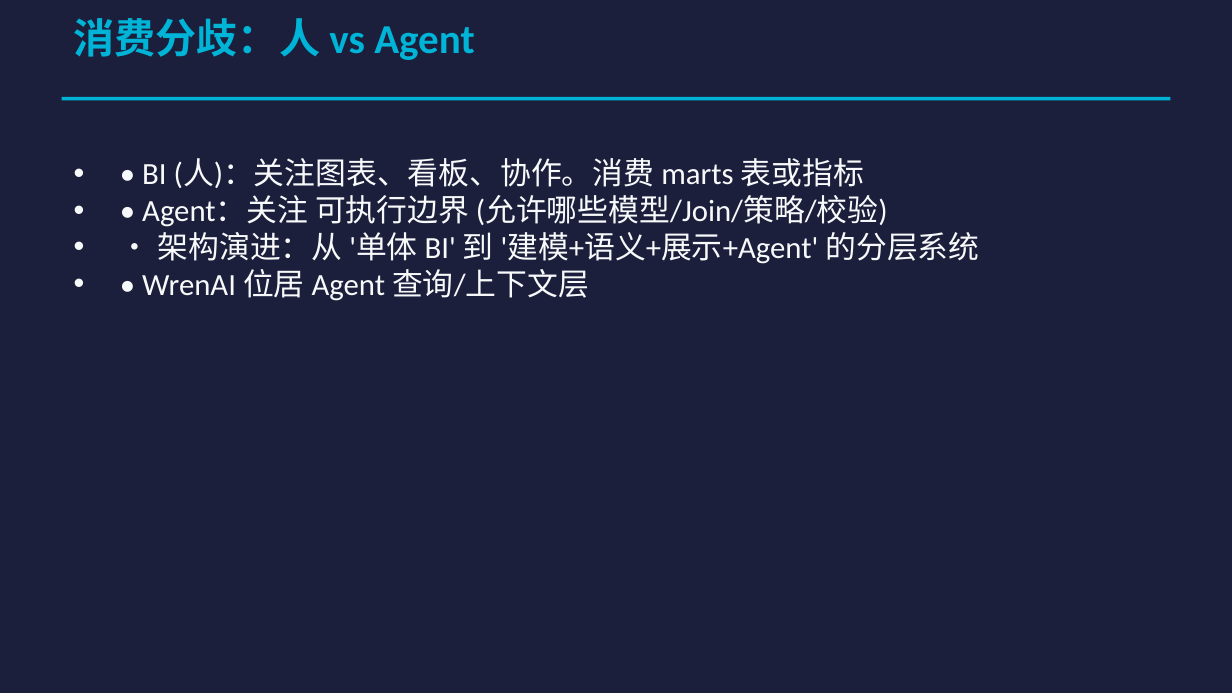
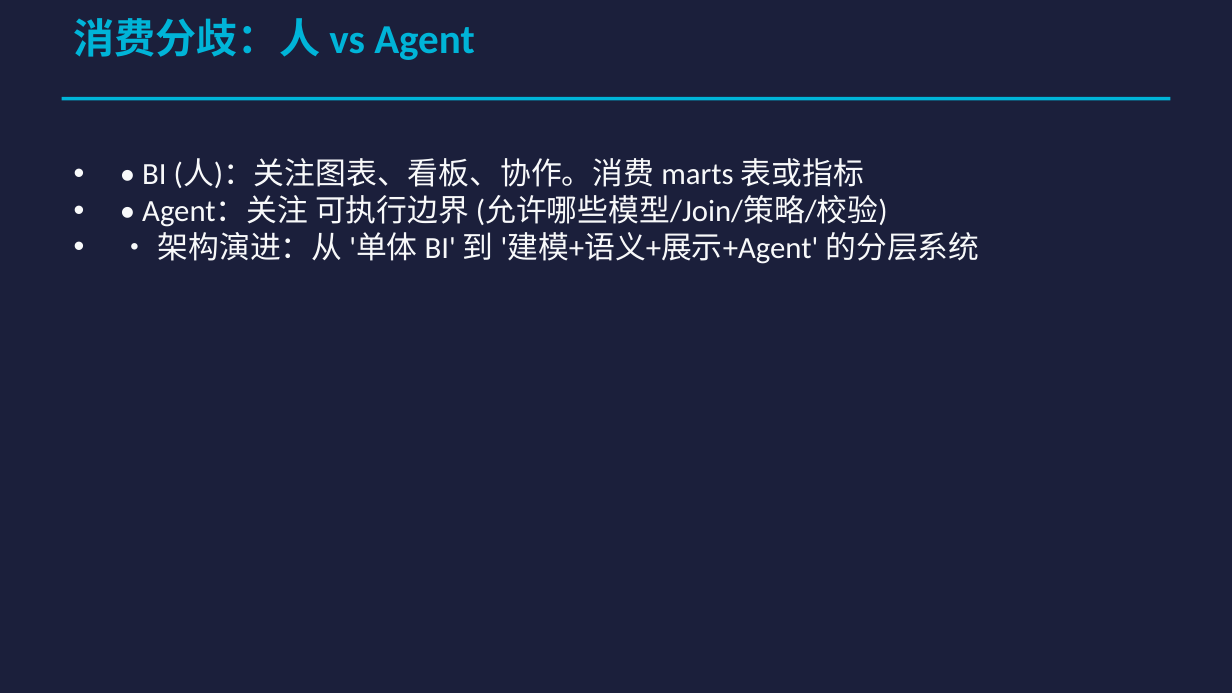
Before and after one commit to sunmoonlion/WrenAI, a slide deck: slide 11 of BI-agent研究.pptx (slide 13 before the commit). Drawn at 1232x693 pixels with LibreOffice and Linux fonts; fonts in the diff are those of the drawing. Boxes give left, top, right and bottom in pixels: in the first picture for what was removed or moved away, otherwise in the second. Text is boxed around its words. In the diff, an @@ line names an element or a change of style, - is before the commit and + after.

```diff
--- a/BI-agent研究.pptx
+++ b/BI-agent研究.pptx
@@ text at bbox=[142, 269, 589, 301]: paragraph removed @@
-• • WrenAI 位居 Agent 查询/上下文层
```
Also in this commit, not shown: 7 other slides changed, 10 slides removed.
